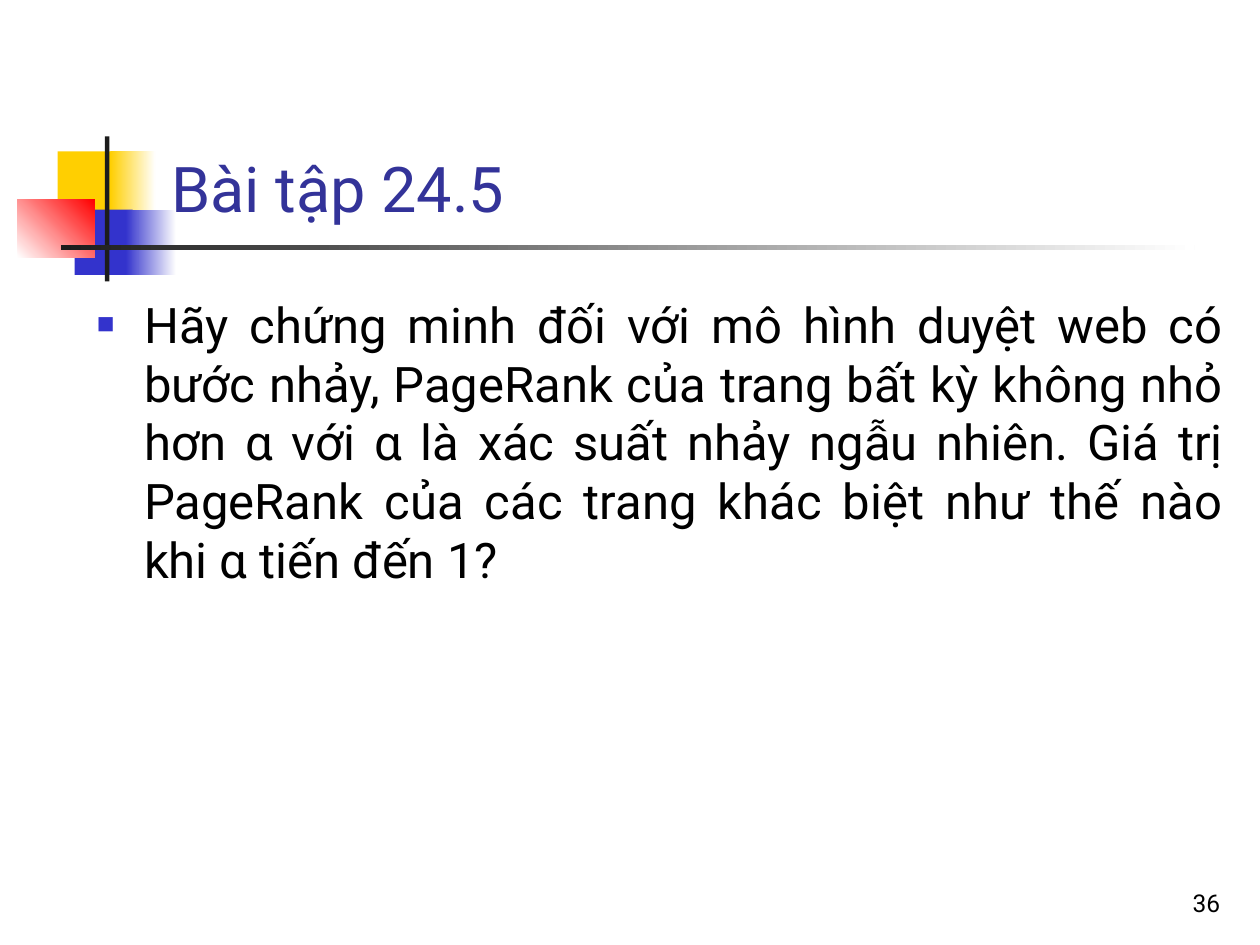
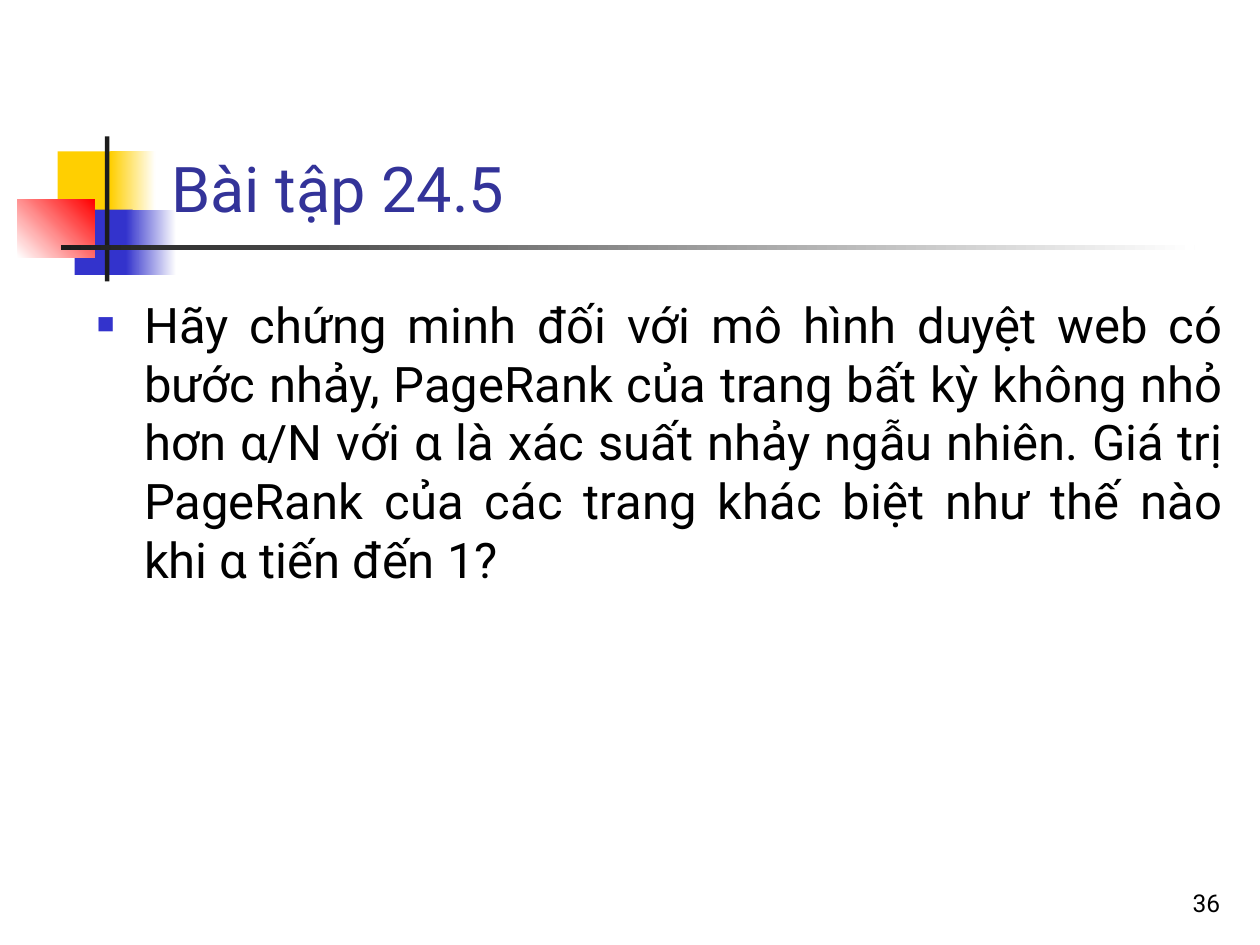
Before and after one commit to bangoc/IT4853, a slide deck: slide 36 of Bai 24 Phan tich lien ket, PageRank.pptx. Drawn at 1260x945 pixels with LibreOffice and Linux fonts; fonts in the diff are those of the drawing. Boxes give left, top, right and bottom in pixels: in the first picture for what was removed or moved away, otherwise in the second. Text is boxed around its words. In the diff, an @@ line names an element or a change of style, - is before the commit and + after.

```diff
--- a/Bai 24 Phan tich lien ket, PageRank.pptx
+++ b/Bai 24 Phan tich lien ket, PageRank.pptx
@@ text at [144, 303, 1223, 579]: text changed @@
-■ Hãy chứng minh đối với mô hình duyệt web có bước nhảy, PageRank của trang bất kỳ không nhỏ hơn α với α là xác suất nhảy ngẫu nhiên. Giá trị PageRank của các trang khác biệt như thế nào khi α tiến đến 1?
+■ Hãy chứng minh đối với mô hình duyệt web có bước nhảy, PageRank của trang bất kỳ không nhỏ hơn α/N với α là xác suất nhảy ngẫu nhiên. Giá trị PageRank của các trang khác biệt như thế nào khi α tiến đến 1?
```
Also in this commit, not shown: 1 other file.
